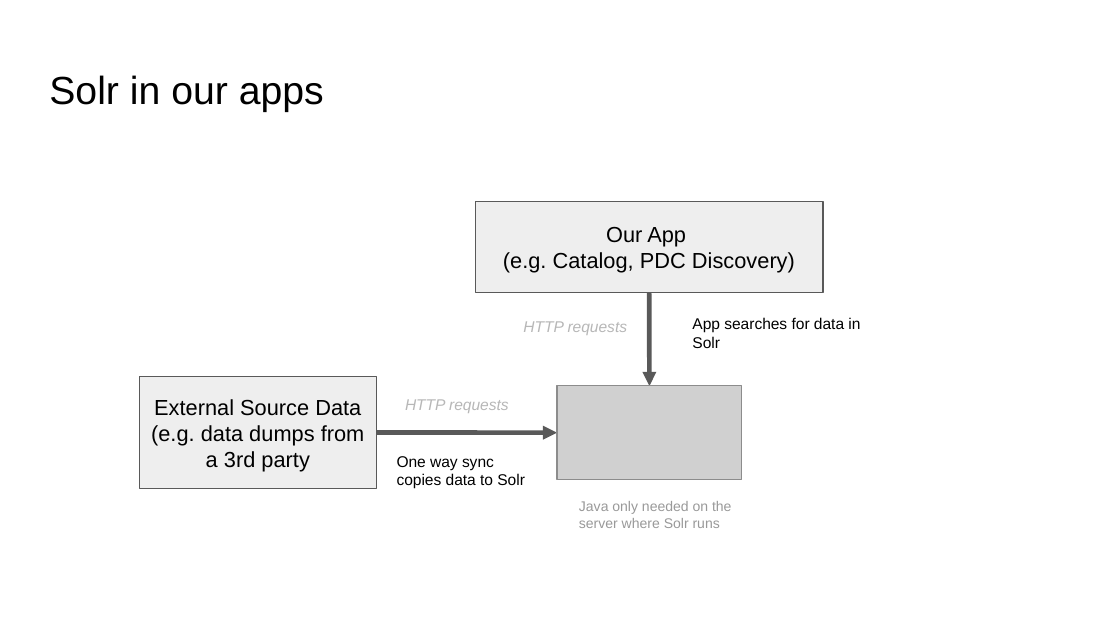
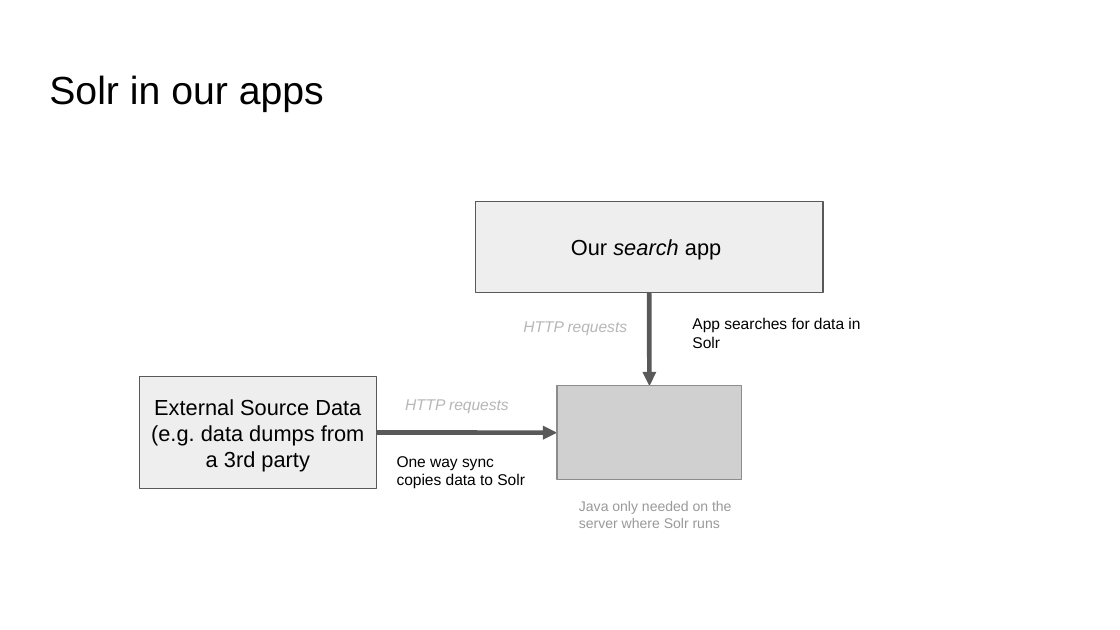
Before and after one commit to hectorcorrea/solr-for-newbies, a slide deck: slide 8 of slides.pptx (slide 7 before the commit). Drawn at 1120x630 pixels with LibreOffice and Linux fonts; fonts in the diff are those of the drawing; grey boxes stand for pictures. Boxes give left, top, right and bottom in pixels: in the first picture for what was removed or moved away, otherwise in the second. Text is boxed around its words. In the diff, an @@ line names an element or a change of style, - is before the commit and + after.

```diff
--- a/slides.pptx
+++ b/slides.pptx
@@ text in rectangle at [571, 239, 721, 260]: text changed @@
-Our App
-(e.g. Catalog, PDC Discovery)
+Our search app
```
Also in this commit, not shown: 8 other slides changed, 3 slides added, 1 other file.
